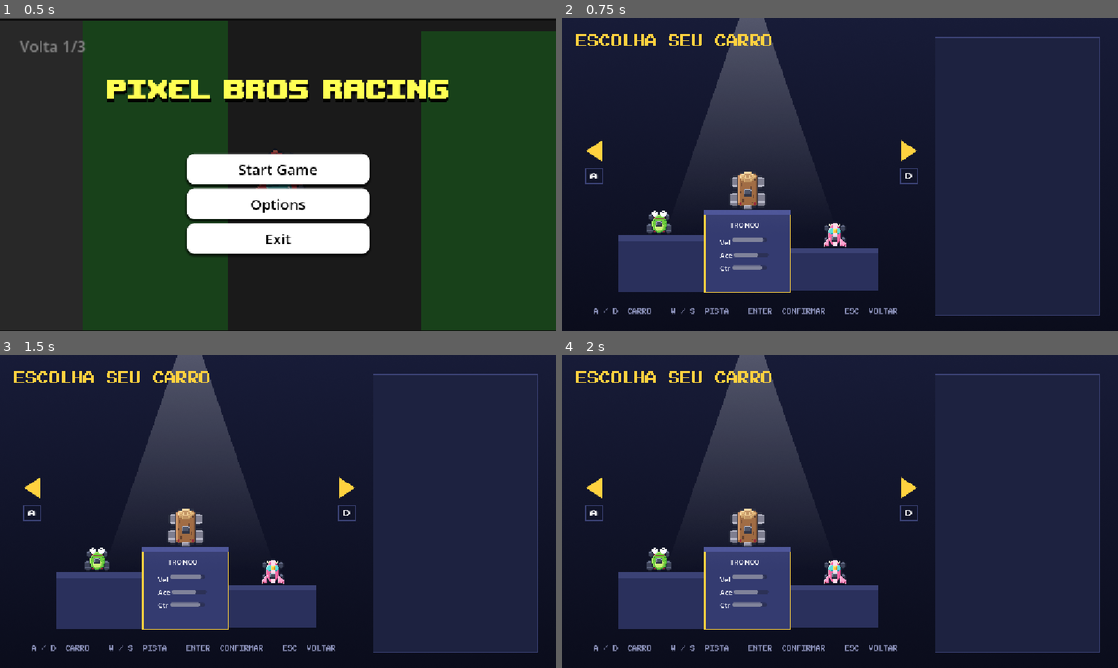
Above: before the commit, frames 1-4 (two rows, left to right).
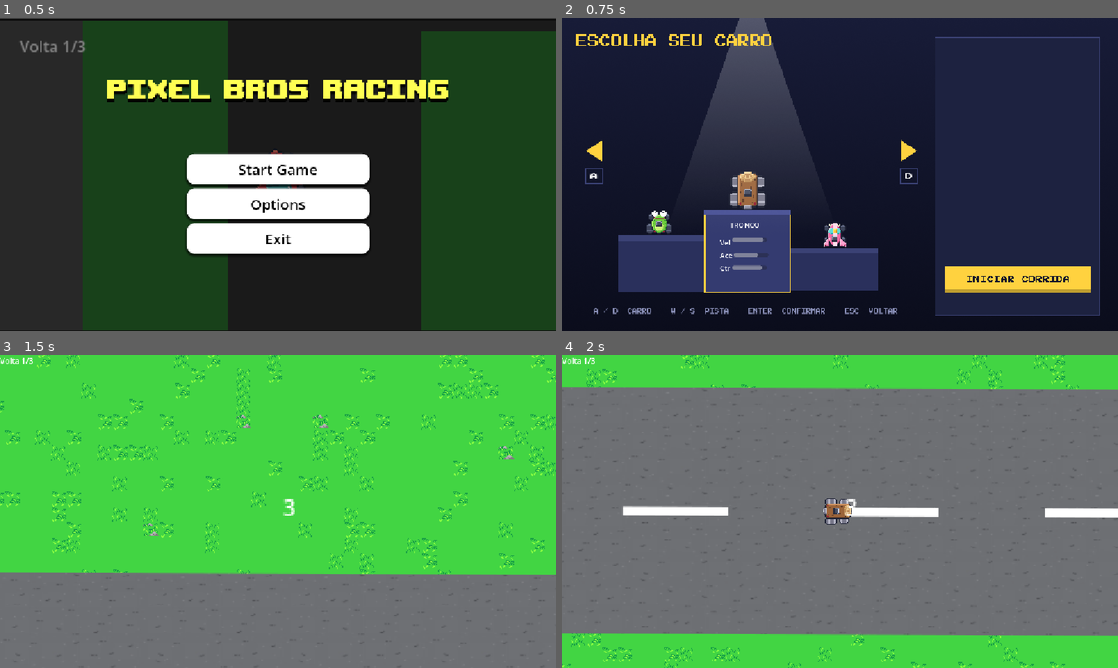
Above: after the commit, the same moments.

Repository: Blue-Raccoon-Interactive/Pixel-Bros-Racing
Game: Godot game, scene res://scenes/main/main_menu.tscn
The game is run twice, just before and just after one commit, with the same random seed, the same clock (stepped at 60 frames per second) and the same inputs.
Inputs (mouse positions are in pixels of both pictures, inside the frame that each line leads up to):
- Up to frame 1 (0.5 s): no input
- Up to frame 2 (0.75 s): click "Start Game" at 0.5 s
- Up to frame 3 (1.5 s): click (455, 614) at 1.27 s
- Up to frame 4 (2 s): no input

Frame 1 is identical in both runs. In frame 2, 2.2% of the frame differs, in the area x 5-96%, y 79-95%; in frame 3, 100%, in the area x 0-100%, y 0-100%; in frame 4, 100%.

Commit message:
Update Ui/add StartButton

Diff:
--- a/scenes/karts/kart_01.tscn
+++ b/scenes/karts/kart_01.tscn
@@ -154,7 +154,6 @@
 [node name="AnimatedSprite2D" parent="." index="0" unique_id=1540636759]
 sprite_frames = SubResource("SpriteFrames_q7rdb")
 animation = &"stopping"
-frame_progress = 0.10064779
 
 [node name="CollisionShape2D" parent="." index="1" unique_id=318088492]
 shape = SubResource("RectangleShape2D_8nh0p")
--- a/scenes/karts/kart_base.tscn
+++ b/scenes/karts/kart_base.tscn
@@ -1,6 +1,6 @@
 [gd_scene format=3 uid="uid://xajx7fi7oihb"]
 
-[ext_resource type="Script" uid="uid://c64kyyw8emdpd" path="res://scripts/kart.gd" id="1_wuv3x"]
+[ext_resource type="Script" uid="uid://c64kyyw8emdpd" path="res://scripts/Kart.gd" id="1_wuv3x"]
 [ext_resource type="Script" uid="uid://bt6nmm8qi5g5e" path="res://scripts/PlayerController.gd" id="2_1lauk"]
 
 [node name="Kart" type="CharacterBody2D" unique_id=645485632]
--- a/scenes/ui/selection.gd
+++ b/scenes/ui/selection.gd
@@ -7,10 +7,12 @@
 @onready var bar_speed: ProgressBar = $Control/Podium_center/VBoxContainer/Vel/BarVel
 @onready var bar_accel: ProgressBar = $Control/Podium_center/VBoxContainer/Ace/BarAce
 @onready var bar_handling: ProgressBar = $Control/Podium_center/VBoxContainer/Ctr/BarCtr
+@onready var start_button: TextureButton = %StartButton
 
 var _karts: Array[Dictionary] = []
 var _kart_index: int = 0
 var _max: Dictionary = {}
+
 
 
 func _ready() -> void:
@@ -21,6 +23,7 @@
 
 func _read_kart_data() -> void:
 	for scene in GameState.KART_SCENES:
+		print("Lendo: ", scene.resource_path)
 		var k: Kart = scene.instantiate()
 		_karts.append({
 			"name": k.kart_name,
@@ -63,6 +66,7 @@
 
 
 func _confirm() -> void:
+	start_button.modulate = Color(0.7, 0.7, 0.7)
 	GameState.selected_kart = _kart_index
 	GameState.has_selection = true
 	get_tree().change_scene_to_file("res://scenes/race/race_test.tscn")
@@ -79,3 +83,7 @@
 	bar_speed.value = d.speed / _max.speed * 100.0
 	bar_accel.value = d.accel / _max.accel * 100.0
 	bar_handling.value = d.handling / _max.handling * 100.0
+
+
+func _on_start_button_pressed() -> void:
+	_confirm()
--- a/scenes/ui/selection.tscn
+++ b/scenes/ui/selection.tscn
@@ -11,6 +11,7 @@
 [ext_resource type="Texture2D" uid="uid://cp2wcttsf6eqv" path="res://assets/sprites/ui/Seta esquerda.png" id="9_tkd11"]
 [ext_resource type="Texture2D" uid="uid://dgkuxegf4dahm" path="res://assets/sprites/ui/Dicas de teclas.png" id="10_xvrlp"]
 [ext_resource type="Texture2D" uid="uid://tmdwrvwhth4m" path="res://assets/sprites/ui/Título.png" id="11_rv2dv"]
+[ext_resource type="Texture2D" uid="uid://7pr4rpsd7u0p" path="res://assets/sprites/ui/Botão iniciar corrida.png" id="12_tkd11"]
 
 [node name="Selection" type="Control" unique_id=1462546679]
 layout_mode = 3
@@ -206,7 +207,7 @@
 offset_left = 66.0
 offset_top = 601.0
 offset_right = 696.0
-offset_bottom = 614.0
+offset_bottom = 613.0
 texture = ExtResource("10_xvrlp")
 
 [node name="Title" type="TextureRect" parent="." unique_id=1495724397]
@@ -216,3 +217,16 @@
 offset_right = 434.0
 offset_bottom = 59.0
 texture = ExtResource("11_rv2dv")
+
+[node name="StartButton" type="TextureButton" parent="." unique_id=1550665084]
+unique_name_in_owner = true
+layout_mode = 0
+offset_left = 794.00006
+offset_top = 513.0
+offset_right = 1130.0
+offset_bottom = 575.0
+scale = Vector2(0.9, 0.9)
+focus_mode = 0
+texture_normal = ExtResource("12_tkd11")
+
+[connection signal="pressed" from="StartButton" to="." method="_on_start_button_pressed"]
Binary file added: assets/sprites/ui/Botão iniciar corrida.png
Not shown, added: assets/sprites/ui/Botão iniciar corrida.png.import
